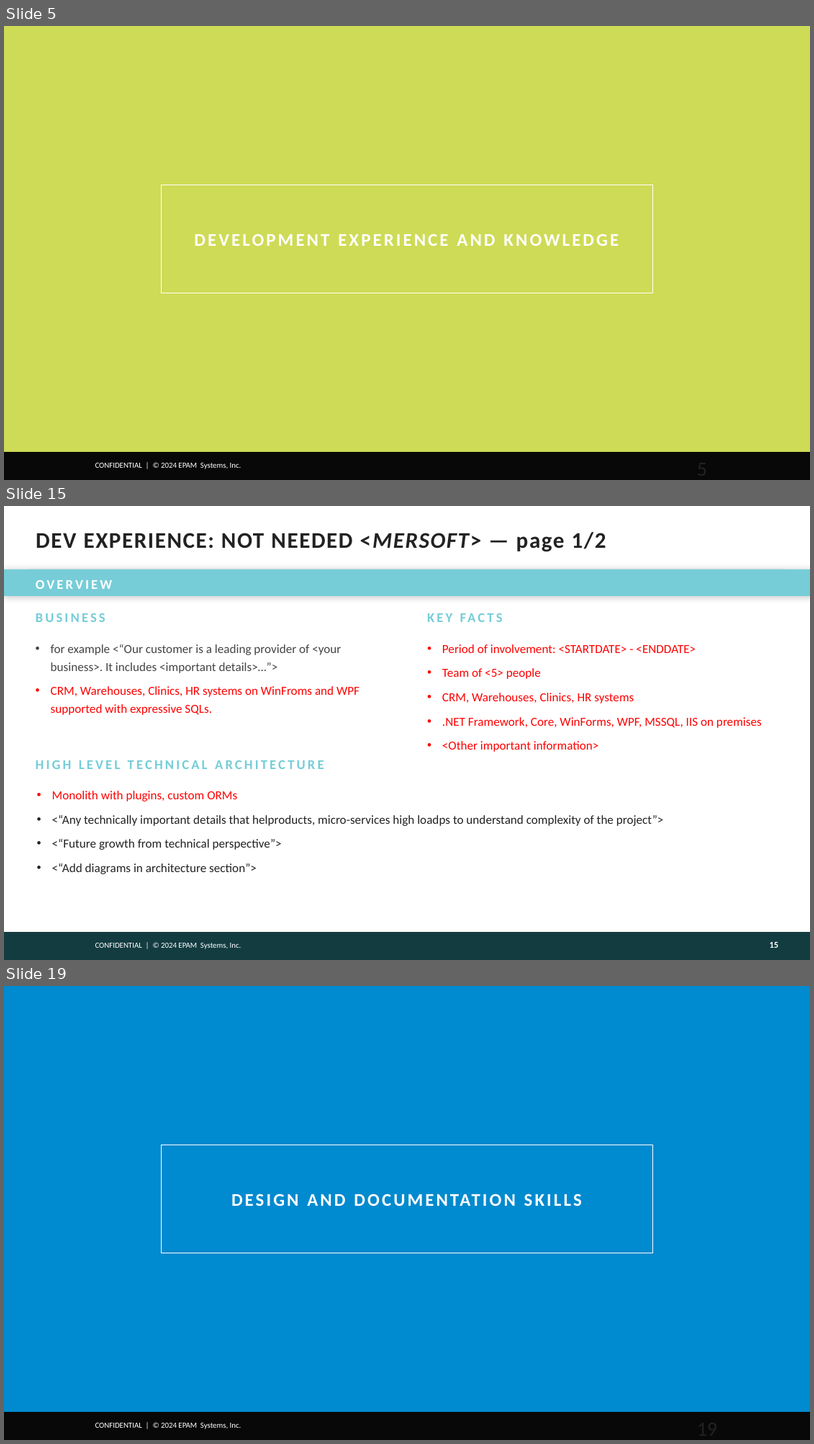
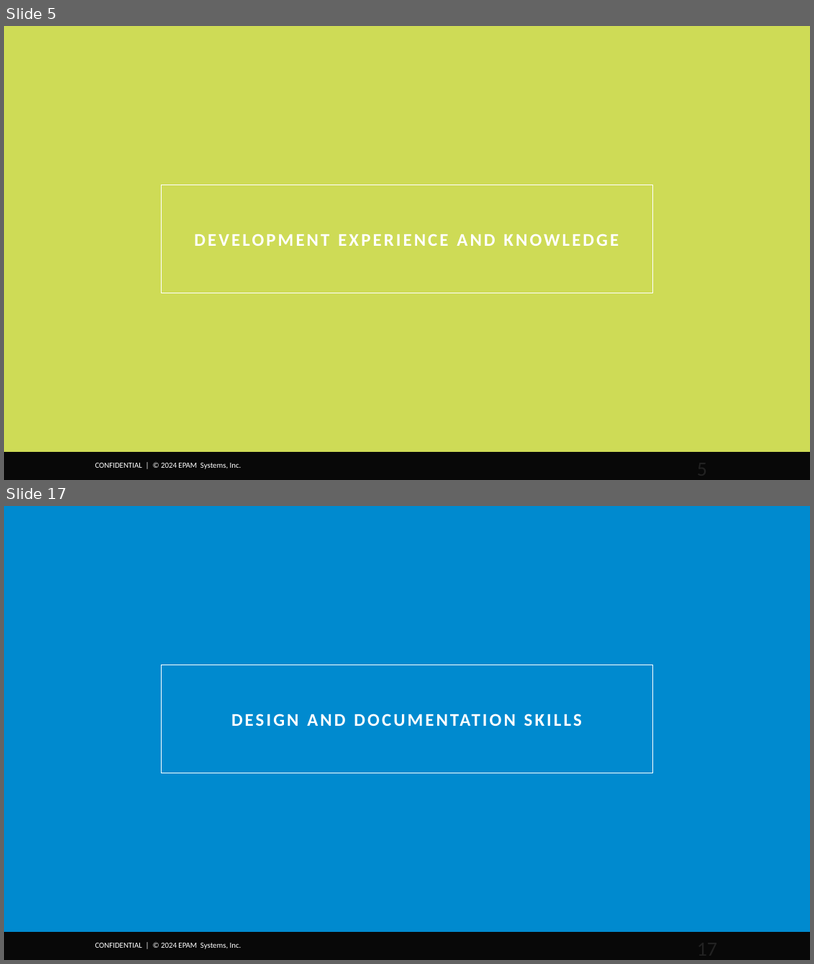
Before and after one commit to victoravt/Papers, a slide deck: Assessment Epam A2-A3/presentation-template.pptx. Shown one above the other, each under a label of ours: slides 5, 15 and 19 before the commit, slides 5 and 17 after it; the slides between them are not shown. The pictures are 814x1444 and 814x964 pixels, drawn with LibreOffice and Linux fonts; fonts in the diff are those of the drawing; background and template pictures are left out. Boxes give left, top, right and bottom in pixels: in the first picture for what was removed or moved away, otherwise in the second. Text is boxed around its words. In the diff, an @@ line names an element or a change of style, - is before the commit and + after.

Commit message:
todo: Continue from design part of the presentation. Added upwork-code-examples

```diff
--- a/Assessment Epam A2-A3/presentation-template.pptx
+++ b/Assessment Epam A2-A3/presentation-template.pptx
@@ slide 15 removed at (4, 506, 810, 960), background #FFFFFF; not listed: 1 template element that a slide beside it also shows @@
@@ title removed at (36, 532, 607, 552) @@
-DEV EXPERIENCE: NOT NEEDED <MERSOFT> — page 1/2
@@ rectangle removed at (4, 569, 810, 595) @@
-OVERVIEW
@@ line removed from (30, 569) to (784, 569) @@
@@ text removed at (36, 613, 106, 622) @@
-BUSINESS
@@ text removed at (427, 608, 779, 638) @@
-KEY FACTS
@@ text removed at (51, 644, 360, 715) @@
-• for example <“Our customer is a leading provider of <your business>. It includes <important details>…”>
-• CRM, Warehouses, Clinics, HR systems on WinFroms and WPF supported with expressive SQLs.
@@ text removed at (442, 644, 762, 752) @@
-• Period of involvement: <STARTDATE> - <ENDDATE>
-• Team of <5> people
-• CRM, Warehouses, Clinics, HR systems
-• .NET Framework, Core, WinForms, WPF, MSSQL, IIS on premises
-• <Other important information>
@@ text removed at (36, 760, 324, 769) @@
-HIGH LEVEL TECHNICAL ARCHITECTURE
@@ text removed at (52, 790, 664, 874) @@
-• Monolith with plugins, custom ORMs
-• <“Any technically important details that helproducts, micro-services high loadps to understand complexity of the project”>
-• <“Future growth from technical perspective”>
-• <“Add diagrams in architecture section”>
@@ rectangle removed at (4, 932, 810, 960) @@
@@ page number removed at (770, 942, 779, 947) @@
-15
@@ what was slide 19 is now slide 17 @@
@@ page number at (689, 932, 810, 960): text changed @@
-19
+17
```
Also in this commit, not shown: 12 slides changed, 1 slide added, 2 other slides removed, 2 other files.
